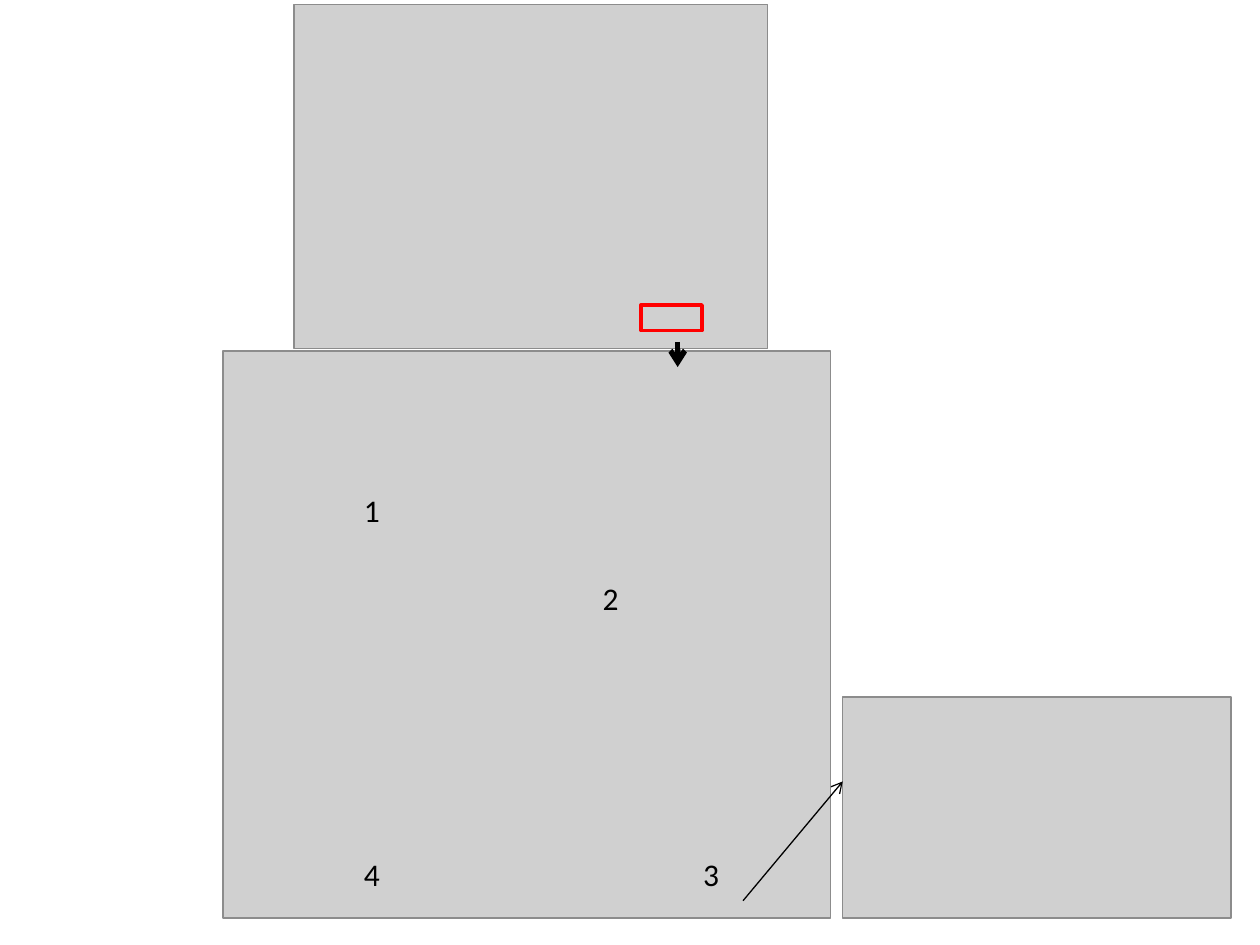
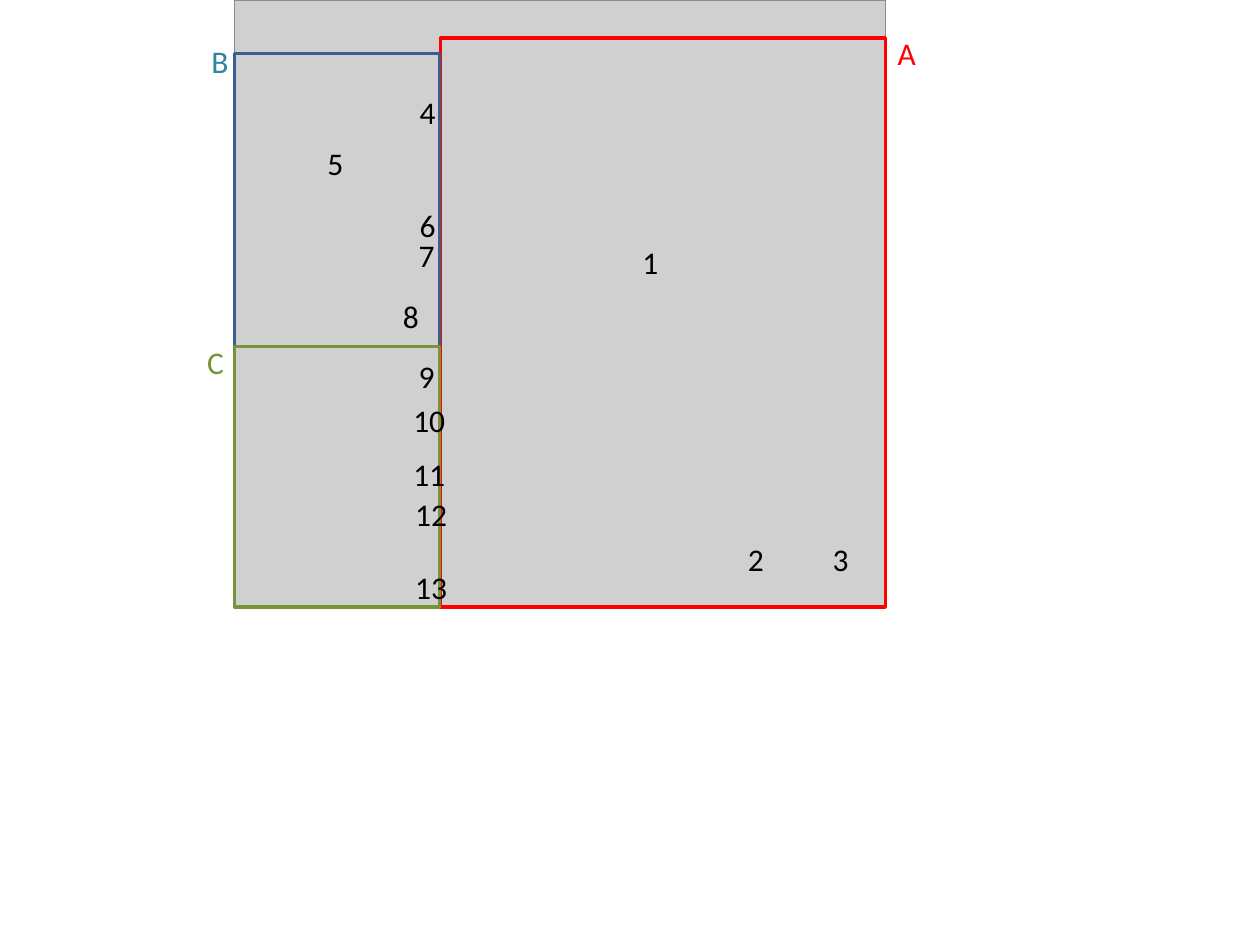
Before and after one commit to DePrettoM/EEGpal, a slide deck: slide 10 of Manuels/picture_EEGpal_manuals.pptx. Drawn at 1260x945 pixels with LibreOffice and Linux fonts; fonts in the diff are those of the drawing; grey boxes stand for pictures. Boxes give left, top, right and bottom in pixels: in the first picture for what was removed or moved away, otherwise in the second. Text is boxed around its words. In the diff, an @@ line names an element or a change of style, - is before the commit and + after.

```diff
--- a/Manuels/picture_EEGpal_manuals.pptx
+++ b/Manuels/picture_EEGpal_manuals.pptx
@@ picture: place and size @@
-picture at (223,352,830,919)
+picture at (234,0,886,607)
@@ picture removed at (294,4,767,348) @@
@@ text added at (211,52,228,73), 18 pt, text #31859C @@
+B
@@ rectangle added at (234,53,440,346), outline #376092 2 pt @@
@@ rectangle: place and size @@
-rectangle at (641,305,702,330)
+rectangle at (441,38,886,607)
@@ text added at (898,44,916,65), 18 pt, text #FF0000 @@
+A
@@ text "4": place and size @@
-text "4" at (364,865,380,886)
+text "4" at (420,103,436,124)
@@ text added at (327,154,343,175), 18 pt, text #000000 @@
+5
@@ text added at (420,215,436,238), 18 pt, text #000000 @@
+6
@@ text "1": place and size @@
-text "1" at (364,501,380,522)
+text "1" at (642,253,658,274)
@@ text added at (419,246,435,267), 18 pt, text #000000 @@
+7
@@ text added at (403,306,419,329), 18 pt, text #000000 @@
+8
@@ text added at (207,353,224,374), 18 pt, text #77933C @@
+C
@@ rectangle added at (234,346,440,607), outline #77933C 2 pt @@
@@ arrow removed from (678, 341) to (678, 367) @@
@@ text added at (419,367,435,388), 18 pt, text #000000 @@
+9
@@ text added at (413,406,445,440), 18 pt, text #000000 @@
+10
@@ text added at (413,459,445,493), 18 pt, text #000000 @@
+11
@@ text added at (415,500,447,534), 18 pt, text #000000 @@
+12
@@ text "2": place and size @@
-text "2" at (603,589,619,610)
+text "2" at (748,550,764,571)
@@ text "3": place and size @@
-text "3" at (703,865,719,886)
+text "3" at (833,550,849,572)
@@ text added at (415,572,447,606), 18 pt, text #000000 @@
+13
@@ picture removed at (843,697,1231,917) @@
@@ arrow removed from (743, 901) to (843, 781) @@
```
Also in this commit, not shown: 2 other slides changed, 1 slide added, 3 slides removed, 4 other files.
